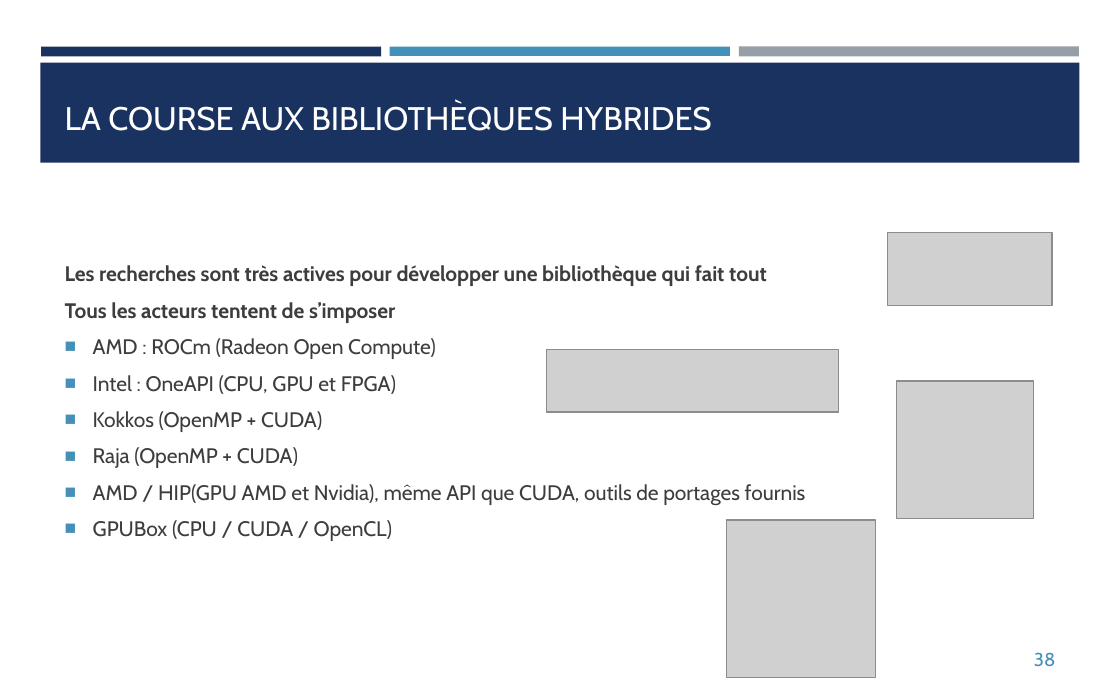
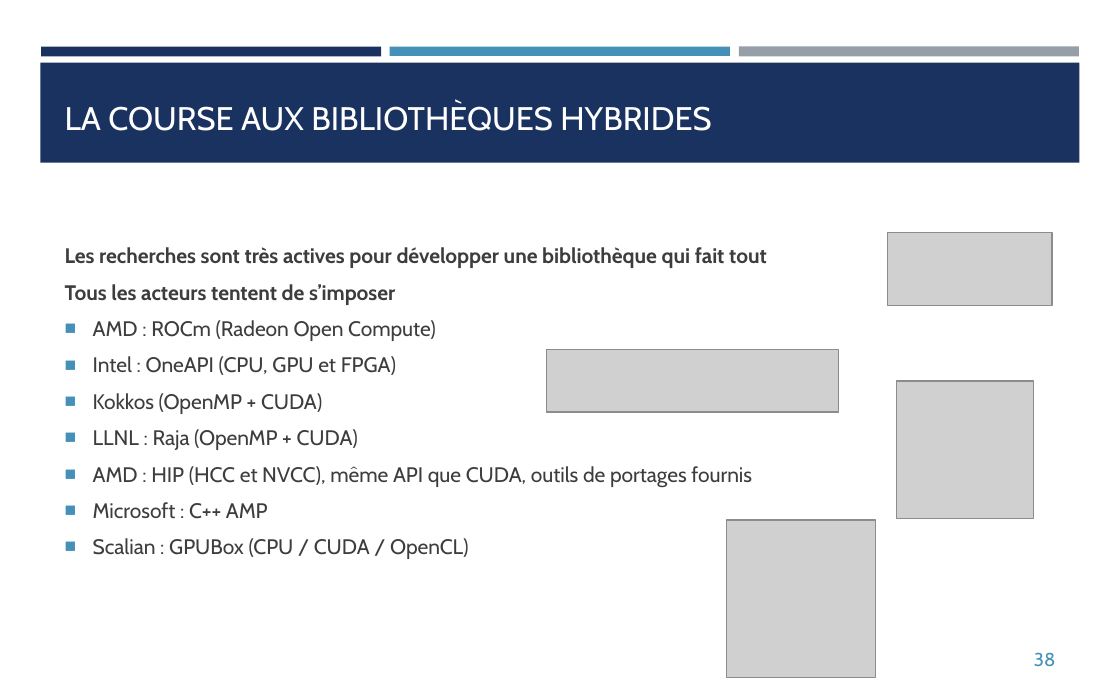
Before and after one commit to franckginguene/hpc_formation_scalian, a slide deck: slide 38 of Diapos/HPC_CUDA.pptx. Drawn at 1120x700 pixels with LibreOffice and Linux fonts; fonts in the diff are those of the drawing; grey boxes stand for pictures. Boxes give left, top, right and bottom in pixels: in the first picture for what was removed or moved away, otherwise in the second. Text is boxed around its words. In the diff, an @@ line names an element or a change of style, - is before the commit and + after.

```diff
--- a/Diapos/HPC_CUDA.pptx
+++ b/Diapos/HPC_CUDA.pptx
@@ text at bbox=[93, 429, 752, 559]: text changed @@
-■ Raja (OpenMP + CUDA)
-■ AMD / HIP(GPU AMD et Nvidia), même API que CUDA, outils de portages fournis
-■ GPUBox (CPU / CUDA / OpenCL)
+■ LLNL : Raja (OpenMP + CUDA)
+■ AMD : HIP (HCC et NVCC), même API que CUDA, outils de portages fournis
+■ Microsoft : C++ AMP
+■ Scalian : GPUBox (CPU / CUDA / OpenCL)
```
Also in this commit, not shown: 3 other files.
